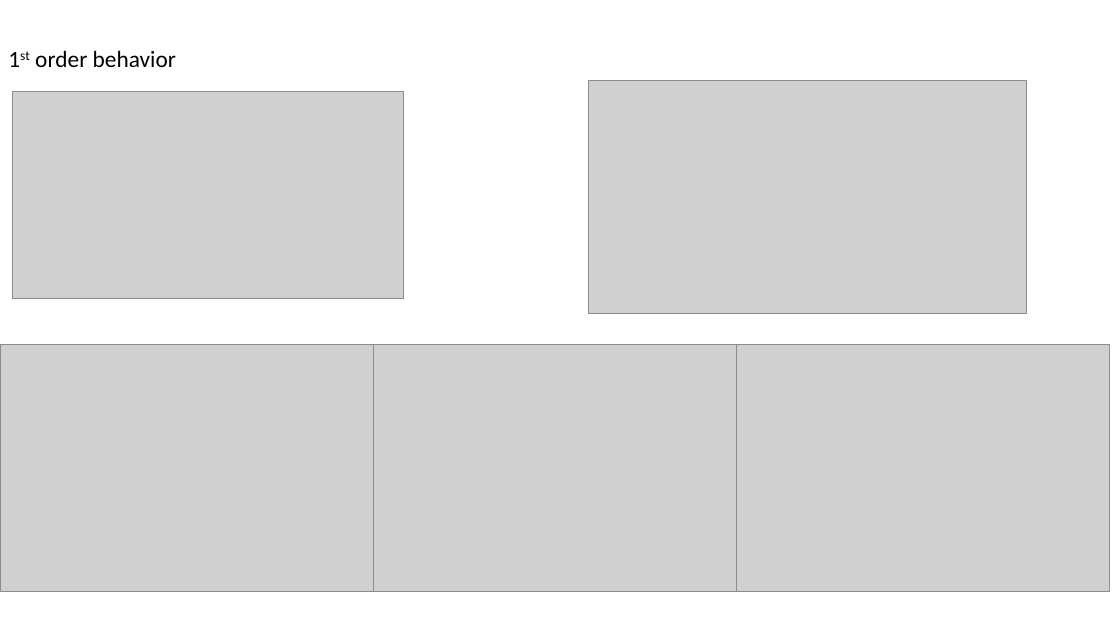
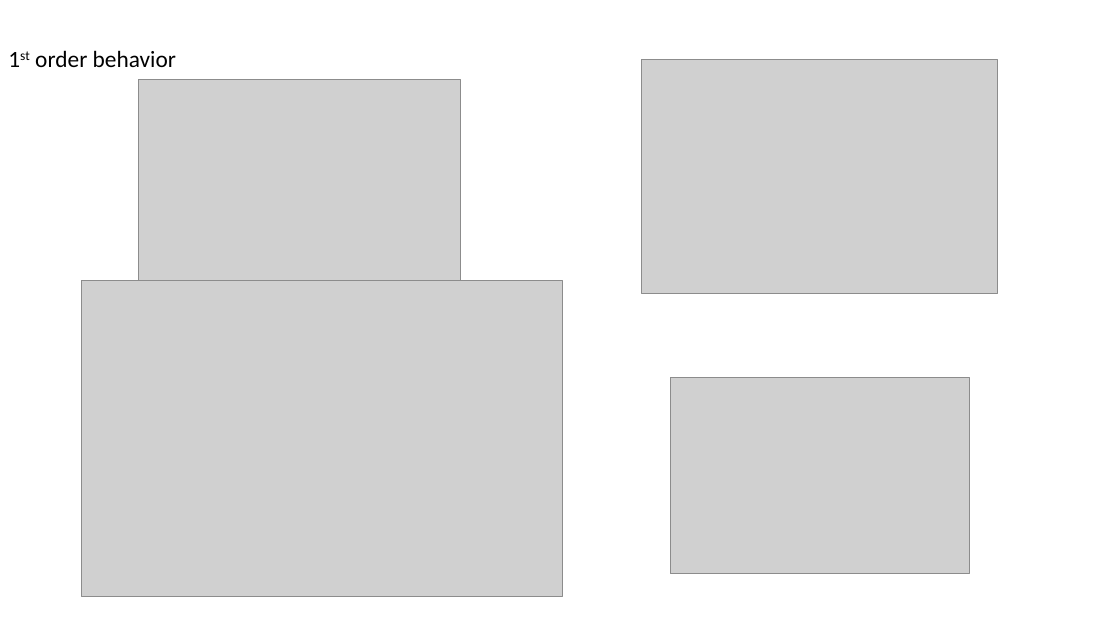
Before and after one commit to gpagnier/rampAnalysis, a slide deck: slide 3 of RampV08Instrumental2.0.pptx. Drawn at 1120x630 pixels with LibreOffice and Linux fonts; fonts in the diff are those of the drawing; grey boxes stand for pictures. Boxes give left, top, right and bottom in pixels: in the first picture for what was removed or moved away, otherwise in the second. Text is boxed around its words. In the diff, an @@ line names an element or a change of style, - is before the commit and + after.

```diff
--- a/RampV08Instrumental2.0.pptx
+++ b/RampV08Instrumental2.0.pptx
@@ picture: place and size @@
-picture at (13,92,403,299)
+picture at (139,80,461,292)
@@ picture: place and size @@
-picture at (589,81,1027,313)
+picture at (642,60,997,293)
@@ picture added at (81,281,562,597) @@
@@ picture removed at (0,344,373,592) @@
@@ picture removed at (373,344,746,592) @@
@@ picture removed at (736,344,1109,592) @@
@@ picture added at (670,378,970,575) @@
```
Also in this commit, not shown: 6 other slides changed, 4 slides added, 8 slides removed, 9 other files.
